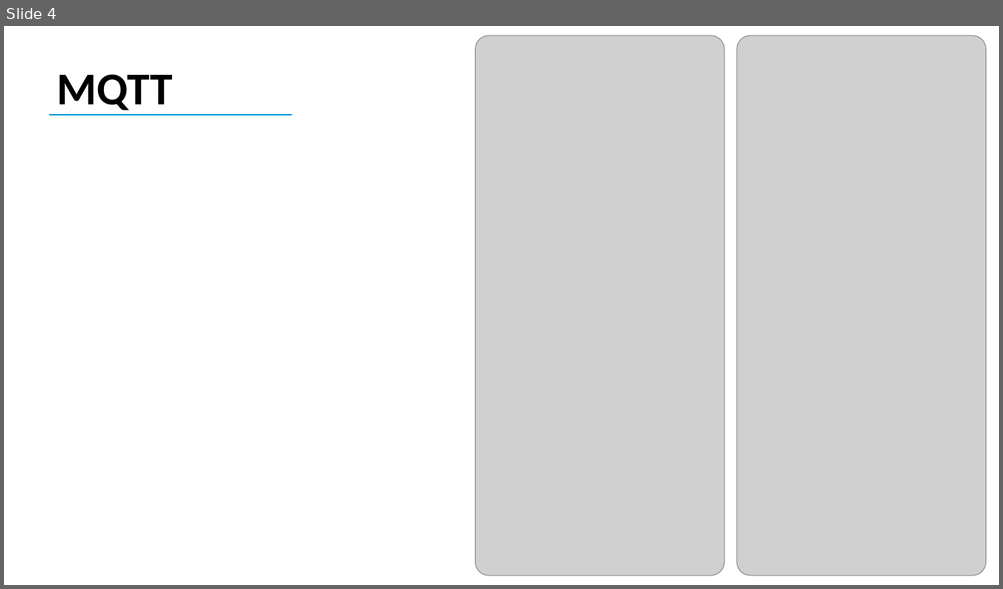
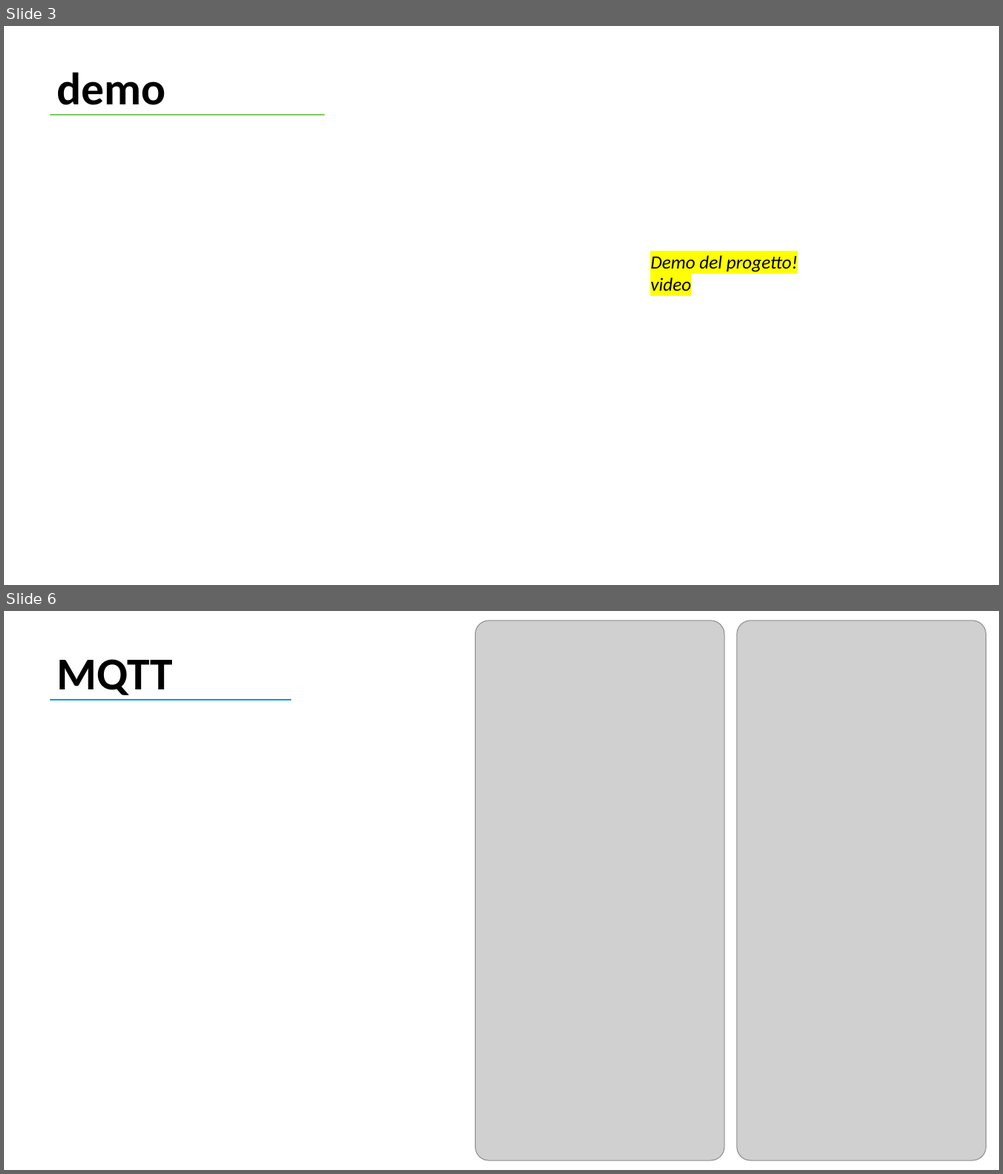
Before and after one commit to fedyhajali/security-system, a slide deck: Alarm System.pptx. Shown one above the other, each under a label of ours: slide 4 before the commit, slides 3 and 6 after it; the slides between them are not shown. The pictures are 1003x589 and 1003x1174 pixels, drawn with LibreOffice and Linux fonts; fonts in the diff are those of the drawing; grey boxes stand for pictures. Boxes give left, top, right and bottom in pixels: in the first picture for what was removed or moved away, otherwise in the second. Text is boxed around its words. In the diff, an @@ line names an element or a change of style, - is before the commit and + after.

```diff
--- a/Alarm System.pptx
+++ b/Alarm System.pptx
@@ slide 3 added at (4, 26, 999, 585), background #FFFFFF @@
@@ text added at (57, 72, 166, 116), 44 pt, text #000000, bold @@
+demo
@@ line added from (50, 115) to (324, 115), #7CCA62 1.5 pt @@
@@ text added at (650, 255, 797, 291), 18 pt, text #000000, italic @@
+Demo del progetto!
+video
@@ what was slide 4 is now slide 6 @@
```
Also in this commit, not shown: 3 slides changed, 7 other slides added, 1 other file.
